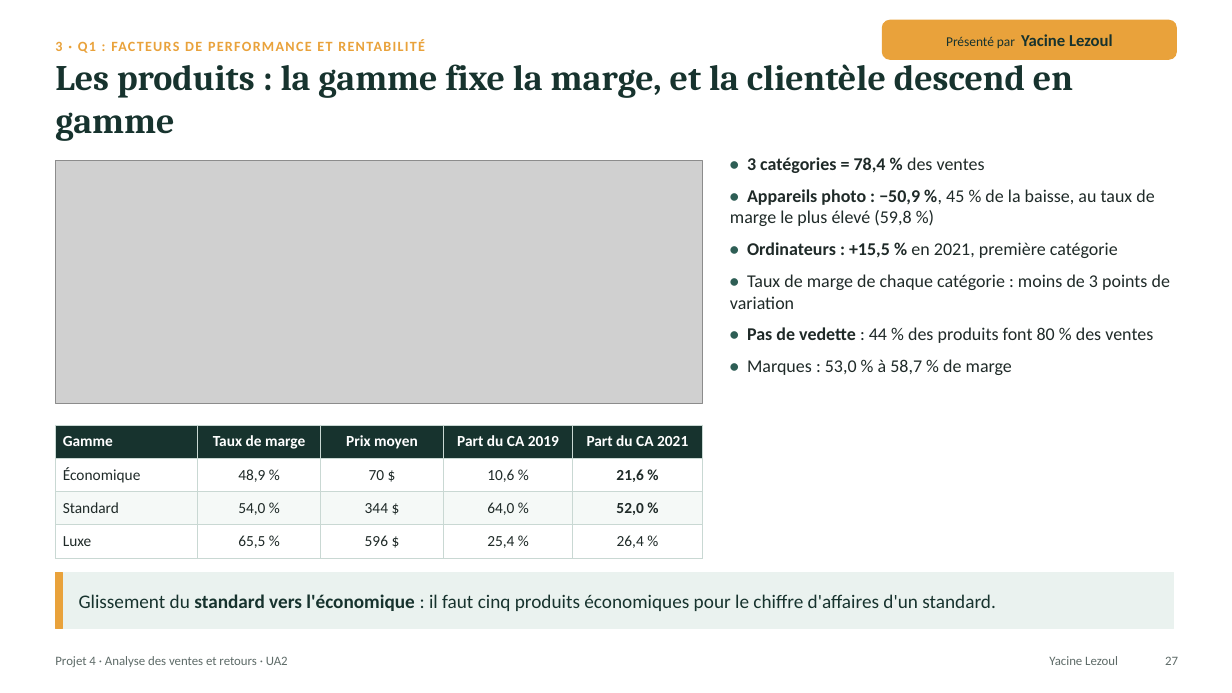
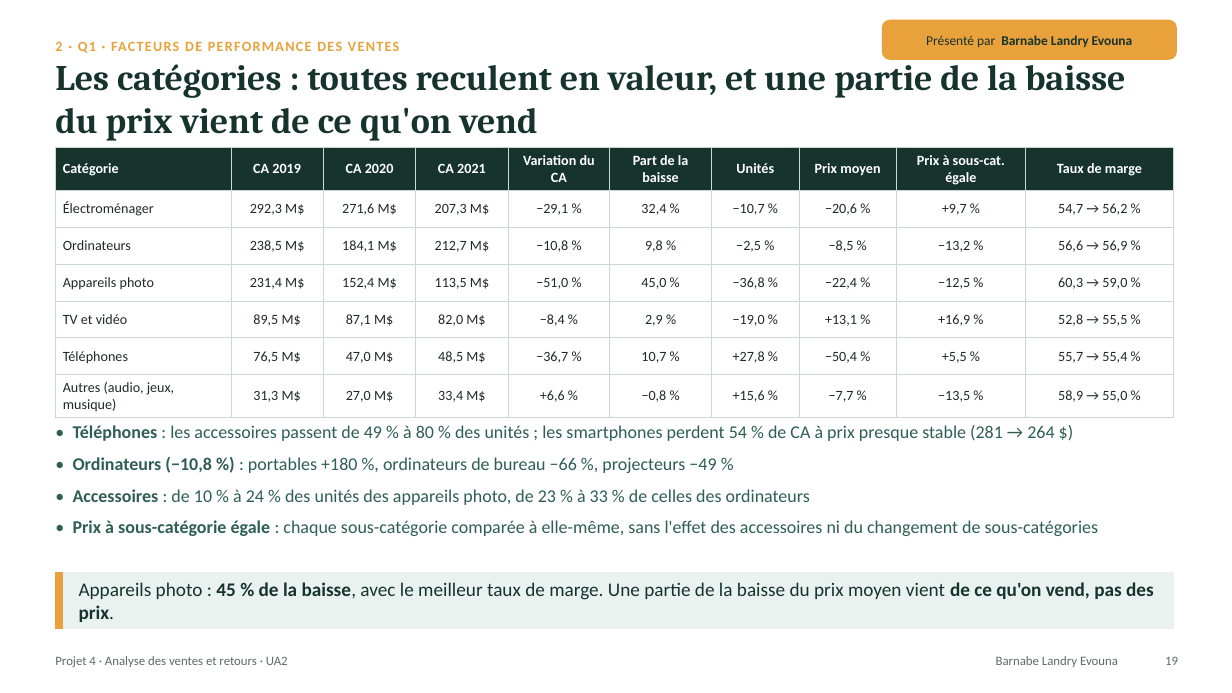
Before and after one commit to lezoul/projet4-contoso, a slide deck: slide 19 of reports/presentations/UA2_presentation_L3_L4.pptx (slide 27 before the commit). Drawn at 1232x693 pixels with LibreOffice and Linux fonts; fonts in the diff are those of the drawing; grey boxes stand for pictures. Boxes give left, top, right and bottom in pixels: in the first picture for what was removed or moved away, otherwise in the second. Text is boxed around its words. In the diff, an @@ line names an element or a change of style, - is before the commit and + after.

Commit message:
UA2 : présentation v6 (réorganisation par question, charges en part du CA, leviers sans double compte, tableaux corrigés) et rapport L3+L4 corrigé

```diff
--- a/reports/presentations/UA2_presentation_L3_L4.pptx
+++ b/reports/presentations/UA2_presentation_L3_L4.pptx
@@ text at <box>55,41,399,53</box>: text changed @@
-3 · Q1 : FACTEURS DE PERFORMANCE ET RENTABILITÉ
+2 · Q1 · FACTEURS DE PERFORMANCE DES VENTES
@@ text at <box>55,57,1126,141</box>: text changed @@
-Les produits : la gamme fixe la marge, et la clientèle descend en gamme
+Les catégories : toutes reculent en valeur, et une partie de la baisse du prix vient de ce qu'on vend
@@ text at <box>926,35,1133,47</box>: text changed; size 13 to 10.5 pt @@
-Présenté par Yacine Lezoul
+Présenté par Barnabe Landry Evouna
@@ table added at <box>55,148,1174,416</box>, 7 rows, 10 columns @@
+Catégorie | CA 2019 | CA 2020 | CA 2021 | Variation du CA | Part de la baisse | Unités | Prix moyen | Prix à sous-cat. égale | Taux de marge
+Électroménager | 292,3 M$ | 271,6 M$ | 207,3 M$ | −29,1 % | 32,4 % | −10,7 % | −20,6 % | +9,7 % | 54,7 → 56,2 %
+Ordinateurs | 238,5 M$ | 184,1 M$ | 212,7 M$ | −10,8 % | 9,8 % | −2,5 % | −8,5 % | −13,2 % | 56,6 → 56,9 %
+Appareils photo | 231,4 M$ | 152,4 M$ | 113,5 M$ | −51,0 % | 45,0 % | −36,8 % | −22,4 % | −12,5 % | 60,3 → 59,0 %
+TV et vidéo | 89,5 M$ | 87,1 M$ | 82,0 M$ | −8,4 % | 2,9 % | −19,0 % | +13,1 % | +16,9 % | 52,8 → 55,5 %
+Téléphones | 76,5 M$ | 47,0 M$ | 48,5 M$ | −36,7 % | 10,7 % | +27,8 % | −50,4 % | +5,5 % | 55,7 → 55,4 %
+Autres (audio, jeux, musique) | 31,3 M$ | 27,0 M$ | 33,4 M$ | +6,6 % | −0,8 % | +15,6 % | −7,7 % | −13,5 % | 58,9 → 55,0 %
@@ picture removed at <box>55,160,702,403</box> @@
@@ table removed at <box>55,425,702,558</box>, 4 rows, 5 columns @@
-Gamme | Taux de marge | Prix moyen | Part du CA 2019 | Part du CA 2021
-Économique | 48,9 % | 70 $ | 10,6 % | 21,6 %
-Standard | 54,0 % | 344 $ | 64,0 % | 52,0 %
-Luxe | 65,5 % | 596 $ | 25,4 % | 26,4 %
@@ text at <box>73,425,1098,536</box>: text changed; text colour #1F2A28 to #2E5E55 @@
-• 3 catégories = 78,4 % des ventes
-• Appareils photo : −50,9 %, 45 % de la baisse, au taux de marge le plus élevé (59,8 %)
-• Ordinateurs : +15,5 % en 2021, première catégorie
-• Taux de marge de chaque catégorie : moins de 3 points de variation
-• Pas de vedette : 44 % des produits font 80 % des ventes
-• Marques : 53,0 % à 58,7 % de marge
+• Téléphones : les accessoires passent de 49 % à 80 % des unités ; les smartphones perdent 54 % de CA à prix presque stable (281 → 264 $)
+• Ordinateurs (−10,8 %) : portables +180 %, ordinateurs de bureau −66 %, projecteurs −49 %
+• Accessoires : de 10 % à 24 % des unités des appareils photo, de 23 % à 33 % de celles des ordinateurs
+• Prix à sous-catégorie égale : chaque sous-catégorie comparée à elle-même, sans l'effet des accessoires ni du changement de sous-catégories
@@ text at <box>79,582,1154,622</box>: text changed @@
-Glissement du standard vers l'économique : il faut cinq produits économiques pour le chiffre d'affaires d'un standard.
+Appareils photo : 45 % de la baisse, avec le meilleur taux de marge. Une partie de la baisse du prix moyen vient de ce qu'on vend, pas des prix.
@@ text at <box>996,656,1118,667</box>: text changed @@
-Yacine Lezoul
+Barnabe Landry Evouna
@@ text at <box>1165,657,1178,665</box>: text changed @@
-27
+19
```
Also in this commit, not shown: 32 other slides changed, 11 slides removed, 1 other file.
